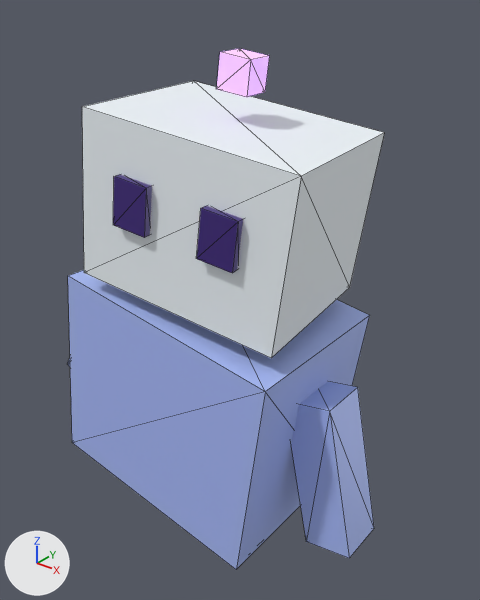
The glTF model examples/gizmobar/plugins/status-pet/models/gizmo-bot.glb, before and after one commit.
Camera for both pictures: a camera (50 mm lens) standing at (0.818, -0.915, 1.079) and looking at (0.038, 0.06, 0.474). The axes (+X, +Y, +Z) are drawn at lower left. The lights are the same throughout. The picture after the commit comes second. Both versions are drawn at frame 16 of the action 'dance'; the numbers are the values there. Mesh edges are drawn as thin lines. Vertices at exactly the same position are counted once.

Before the edit, the objects in view are built like this:
```python
me_arm_001 = bpy.data.meshes.new('Arm.001')
me_arm_001.from_pydata(...)  # a box spanning x -0.05..0.05, y -0.05..0.05, z -0.16..0.16
me_arm_001.materials.append(mat_shell)  # blue #afc2ff
me_body = bpy.data.meshes.new('Body')
me_body.from_pydata(...)  # a box spanning x -0.25..0.25, y -0.175..0.175, z -0.225..0.225
me_body.materials.append(mat_shell)  # blue #afc2ff
me_eye = bpy.data.meshes.new('Eye')
me_eye.from_pydata(...)  # a box spanning x -0.035..0.035, y -0.01..0.01, z -0.045..0.045
me_eye.materials.append(mat_ink)  # dark purple #3f277c
me_head = bpy.data.meshes.new('Head')
me_head.from_pydata(...)  # a box spanning x -0.21..0.21, y -0.16..0.16, z -0.16..0.16
me_head.materials.append(mat_face)  # white #f3faff
me_leg_001 = bpy.data.meshes.new('Leg.001')
me_leg_001.from_pydata(...)  # a box spanning x -0.06..0.06, y -0.06..0.06, z -0.09..0.09
me_leg_001.materials.append(mat_ink)  # dark purple #3f277c
ob_armr = bpy.data.objects.new('ArmR', me_arm_001)
ob_armr.parent = ob_body
ob_armr.location = (0.32, 0.0, -0.02)
ob_armr.rotation_euler = (0.0, -0.345, 0.0)  # degrees (0, -20, 0)
ob_body = bpy.data.objects.new('Body', me_body)
ob_body.parent = ob_root
ob_body.location = (0.0, 0.0, 0.282)
ob_body.rotation_euler = (0.0, 0.14, 0.0)  # degrees (0, 8, 0)
ob_eyel = bpy.data.objects.new('EyeL', me_eye)
ob_eyel.parent = ob_head
ob_eyel.location = (-0.09, -0.165, 0.02)
ob_head = bpy.data.objects.new('Head', me_head)
ob_head.parent = ob_body
ob_head.location = (0.0, 0.0, 0.42)
ob_head.rotation_euler = (0.0, 0.0, 0.112)  # degrees (0, 0, 6.4)
ob_legr = bpy.data.objects.new('LegR', me_leg_001)
ob_legr.parent = ob_body
ob_legr.location = (0.12, 0.0, -0.3)
# also in view: 'Antenna' at (0.092, 0.0, 0.936); 'EyeR' at (0.168, -0.154, 0.703)
```
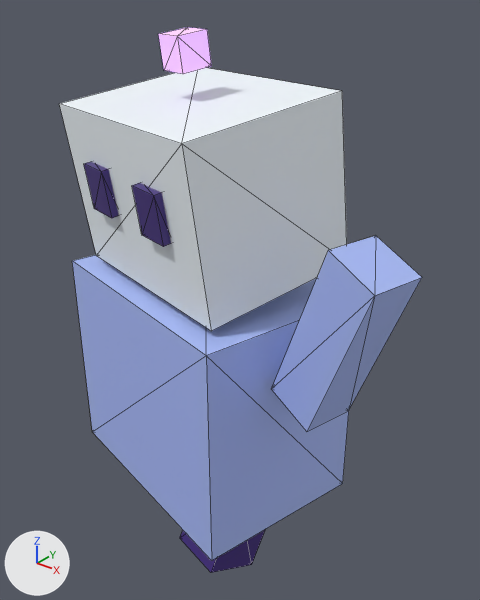
Location of each change, [x1, y1, x2, y2] in pixels of the pictures (480 x 600 px):
'Head', moved, turned: before [82, 81, 385, 358]; after [59, 68, 347, 331]
'Body', moved, turned: before [68, 270, 370, 569]; after [72, 255, 349, 561]
'ArmR', moved, turned: before [291, 381, 374, 558]; after [272, 236, 422, 432]
'Antenna', moved, turned: before [216, 48, 270, 97]; after [158, 27, 212, 74]
'EyeR', moved, turned: before [197, 206, 243, 273]; after [132, 183, 171, 247]
'EyeL', moved, turned: before [113, 174, 152, 238]; after [84, 162, 119, 218]
'LegR', moved, turned (not visible before): after [180, 530, 265, 573]
'ArmL', moved, turned (not visible afterwards): before [67, 358, 70, 367]

The change, as a list of edits to the scene's bpy script:
```text
Change me_arm_001:
    used by ob_armr; parent = ob_body; location = (0.32, 0.0, -0.02); rotation_euler = (0.0, -0.345, 0.0), in degrees (0, -20, 0)
    remove me_arm_001.from_pydata(...)  # 8 vertices, 12 faces; spans x -0.05..0.05, y -0.05..0.05, z -0.16..0.16
    add me_arm_001.from_pydata(...)  # 8 vertices, 12 faces; spans x -0.05..0.05, y -0.05..0.05, z -0.3..0.02
    me_arm_001 part 1: the whole mesh is moved by (0.0, 0.0, -0.14)
Change me_leg_001:
    used by ob_legr; parent = ob_body; location = (0.12, 0.0, -0.3)
    remove me_leg_001.from_pydata(...)  # 8 vertices, 12 faces; spans x -0.06..0.06, y -0.06..0.06, z -0.09..0.09
    add me_leg_001.from_pydata(...)  # 8 vertices, 12 faces; spans x -0.06..0.06, y -0.06..0.06, z -0.18..0.0
    me_leg_001 part 2: the whole mesh is moved by (0.0, 0.0, -0.09)
Change ob_body:
    ob_body.location: (0.0, 0.0, 0.282) -> (0.0, 0.0, 0.309)
    ob_body.rotation_euler: (0.0, 0.14, 0.0) -> (0.0, 0.0, -0.242)  # degrees (0, 8, 0) -> degrees (0, 0, -14)
Change ob_head:
    ob_head.rotation_euler: (0.0, 0.0, 0.112) -> (0.137, 0.0, 0.0)  # degrees (0, 0, 6.4) -> degrees (7.8, 0, 0)
Change ob_armr:
    ob_armr.location: (0.32, 0.0, -0.02) -> (0.32, 0.0, 0.12)
    ob_armr.rotation_euler: (0.0, -0.345, 0.0) -> (0.0, -2.766, 0.0)  # degrees (0, -20, 0) -> degrees (0, -158, 0)
```
